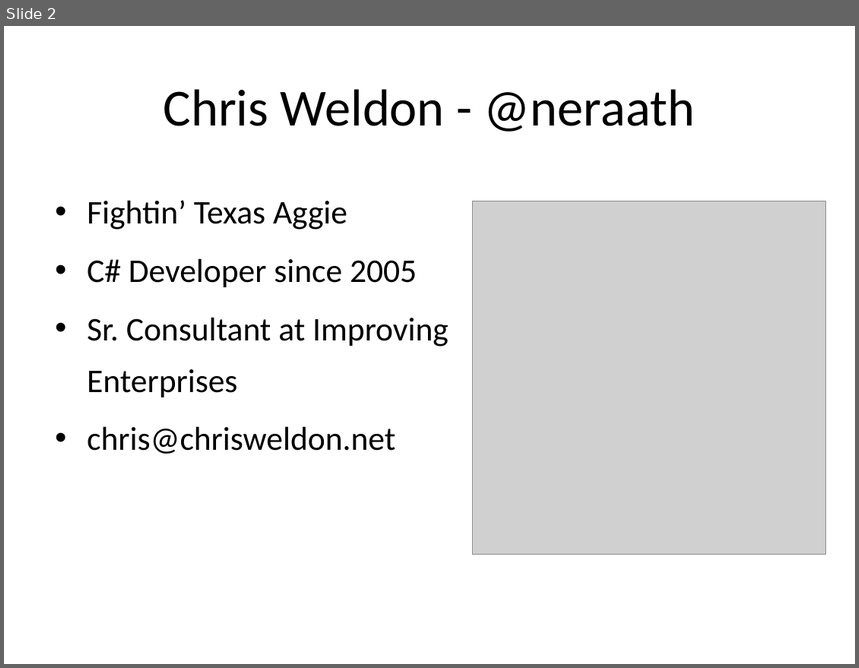
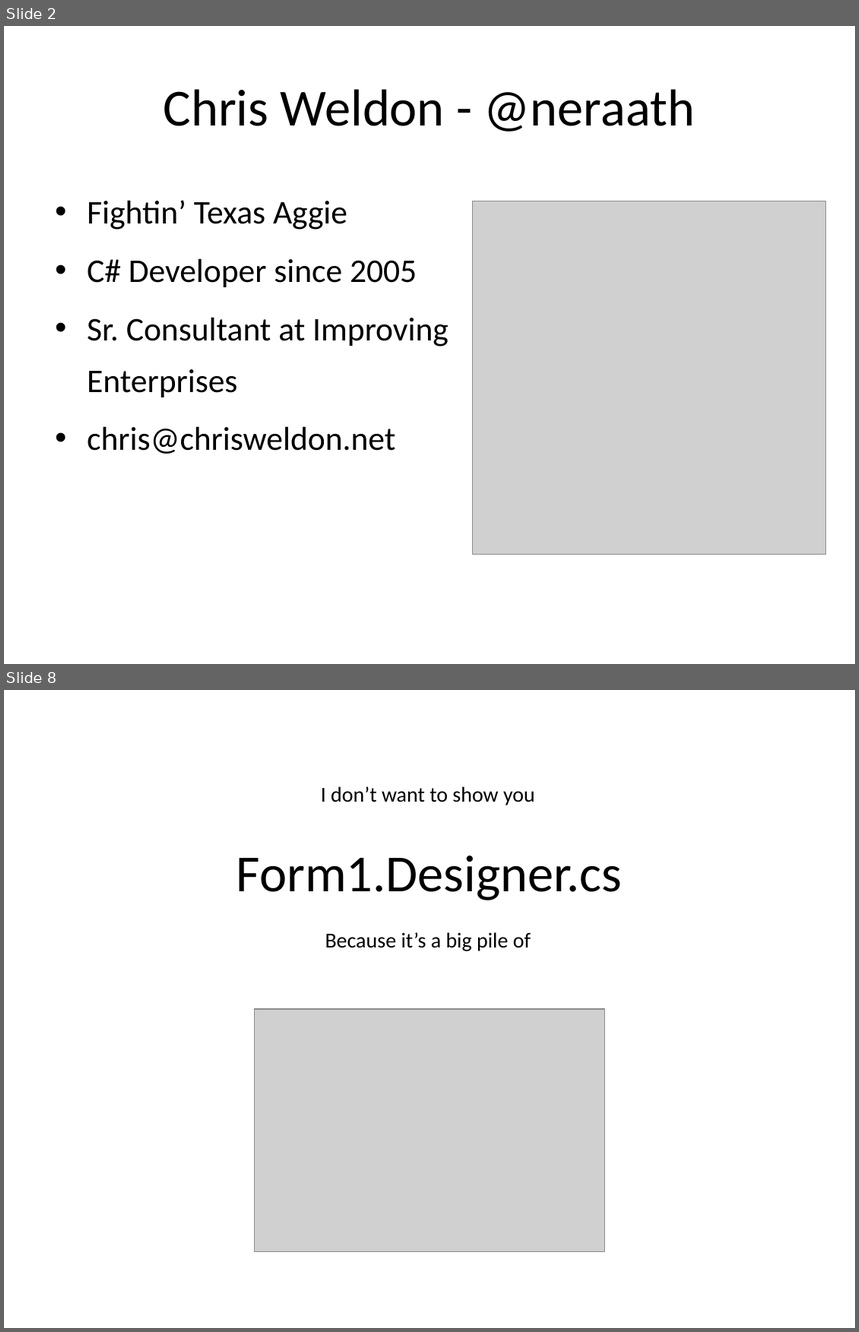
Before and after one commit to neraath/prism-talk, a slide deck: prism-talk.pptx. Shown one above the other, each under a label of ours: slide 2 before the commit, slides 2 and 8 after it; the slides between them are not shown. The pictures are 859x668 and 859x1332 pixels, drawn with LibreOffice and Linux fonts; fonts in the diff are those of the drawing; grey boxes stand for pictures. Boxes give left, top, right and bottom in pixels: in the first picture for what was removed or moved away, otherwise in the second. Text is boxed around its words. In the diff, an @@ line names an element or a change of style, - is before the commit and + after.

```diff
--- a/prism-talk.pptx
+++ b/prism-talk.pptx
@@ slide 8 added at [4, 690, 855, 1328], background #FFFFFF @@
@@ text added at [321, 787, 535, 806], 18 pt, text #000000 @@
+I don’t want to show you
@@ title added at [237, 856, 623, 901], 44 pt, text #000000 @@
+Form1.Designer.cs
@@ text added at [325, 932, 531, 951], 18 pt, text #000000 @@
+Because it’s a big pile of
@@ picture added at [254, 1009, 604, 1252] @@
```
Also in this commit, not shown: 1 slide changed, 41 other slides added.
